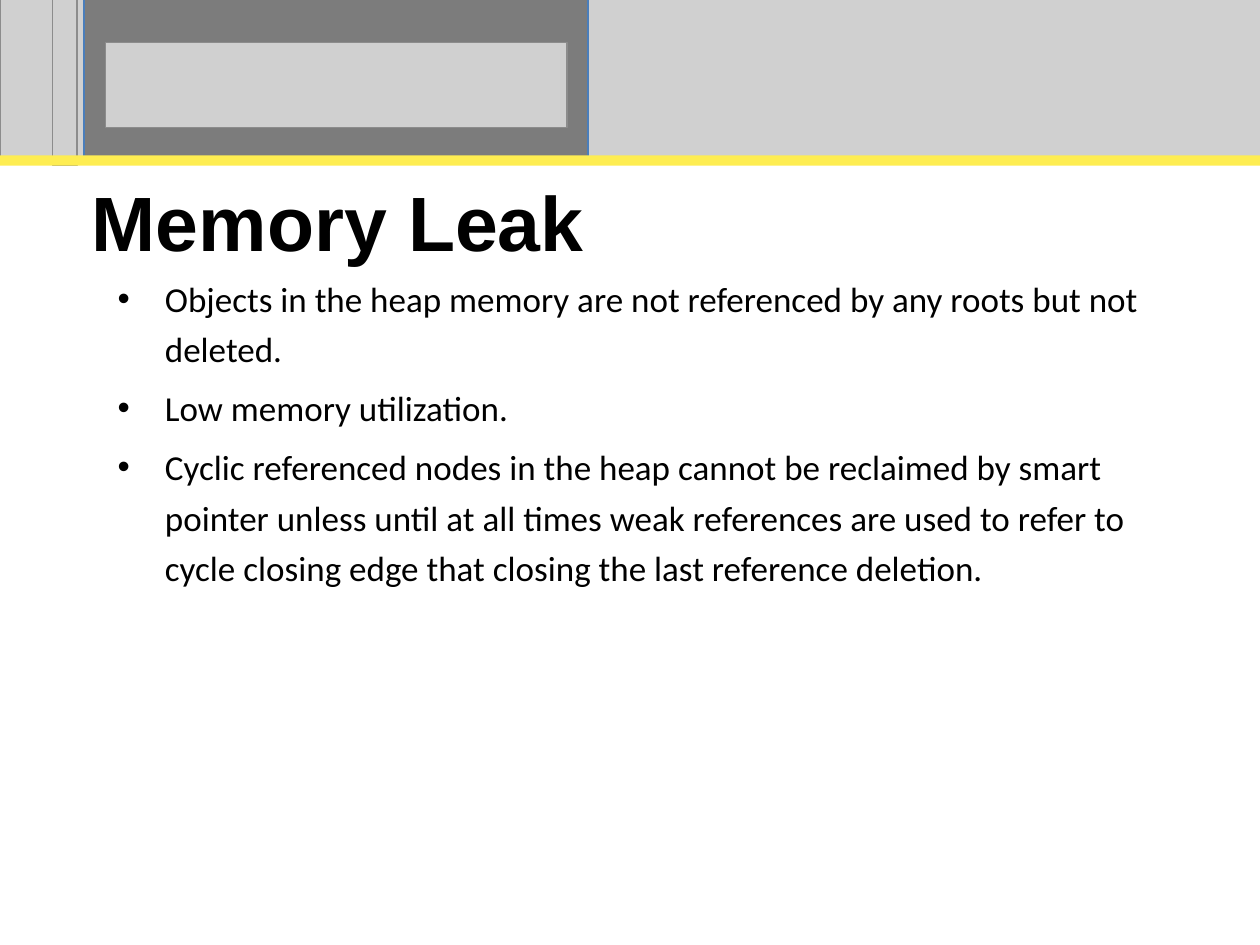
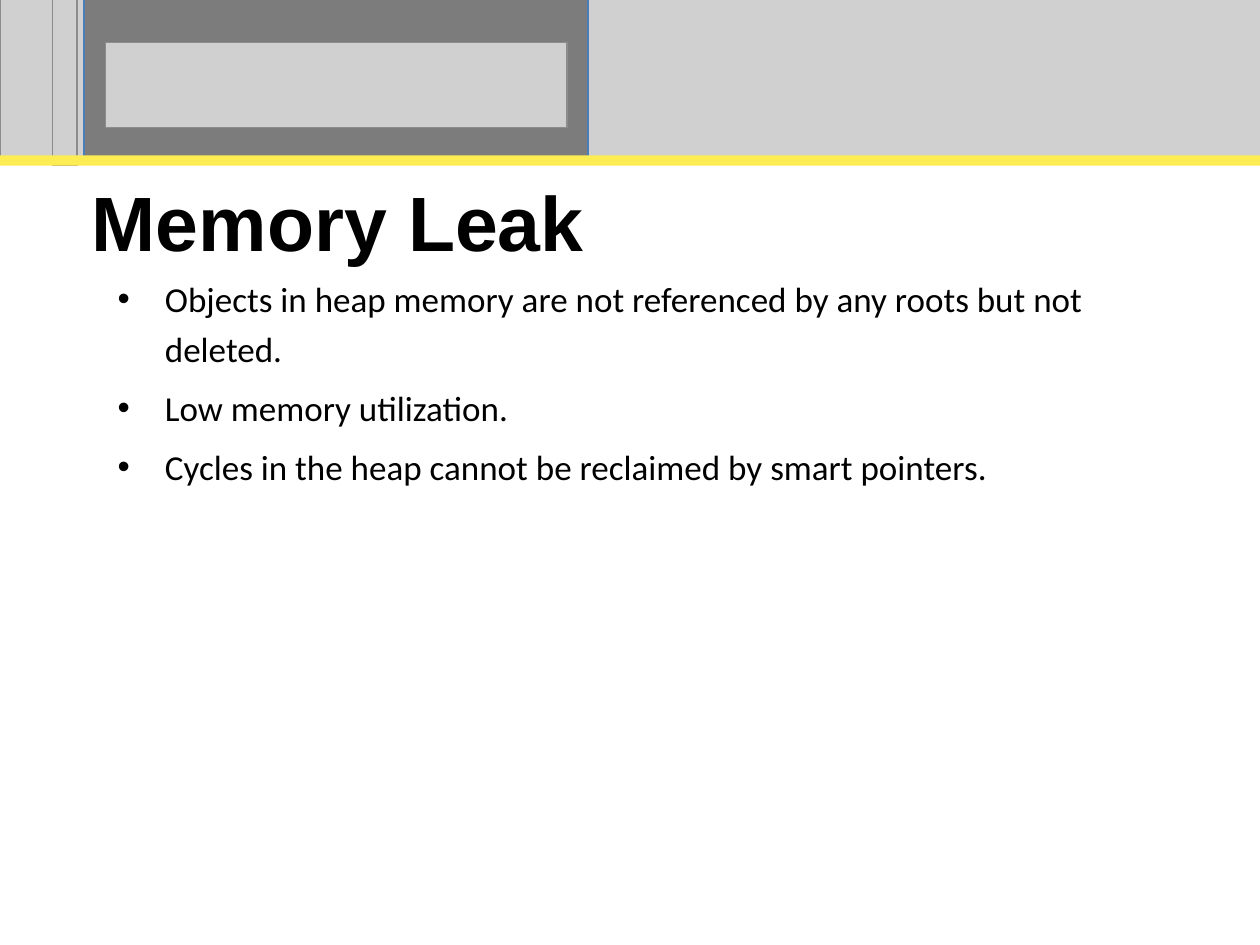
Before and after one commit to perpetualcoder/thesis, a slide deck: slide 8 of thesisppt/defense.ppt. Drawn at 1260x945 pixels with LibreOffice and Linux fonts; fonts in the diff are those of the drawing; grey boxes stand for pictures. Boxes give left, top, right and bottom in pixels: in the first picture for what was removed or moved away, otherwise in the second. Text is boxed around its words. In the diff, an @@ line names an element or a change of style, - is before the commit and + after.

```diff
--- a/thesisppt/defense.ppt
+++ b/thesisppt/defense.ppt
@@ subtitle at box(165, 287, 1082, 363): text changed @@
-• Objects in the heap memory are not referenced by any roots but not deleted.
+• Objects in heap memory are not referenced by any roots but not deleted.
@@ subtitle at box(165, 455, 987, 486): text changed @@
-• Cyclic referenced nodes in the heap cannot be reclaimed by smart pointer unless until at all times weak references are used to refer to cycle closing edge that closing the last reference deletion.
+• Cycles in the heap cannot be reclaimed by smart pointers.
```
Also in this commit, not shown: 7 other slides changed, 1 other file.
